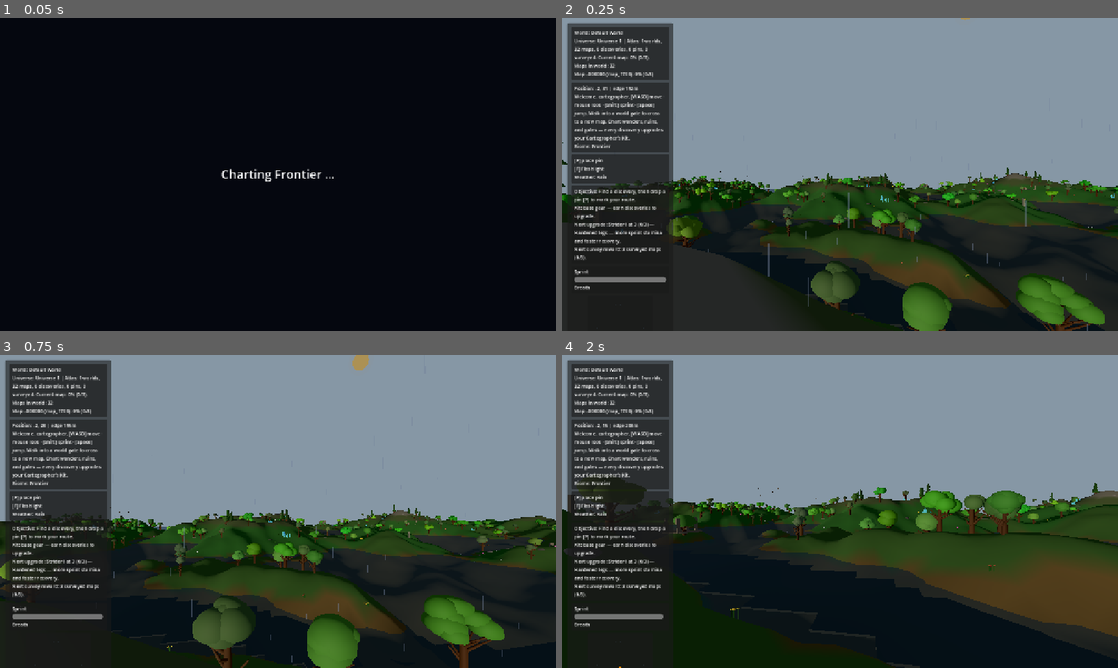
Above: before the commit, frames 1-4 (two rows, left to right).
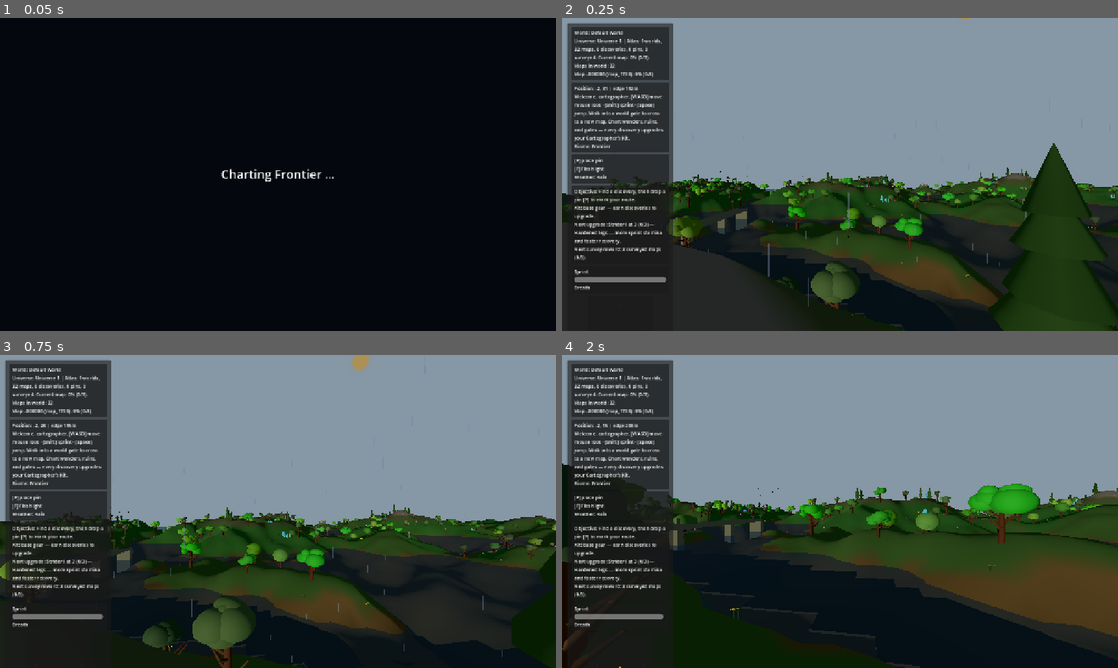
Above: after the commit, the same moments.

Repository: emkey1/Gatewalk
Game: Godot game, scene res://scenes/main.tscn
The game is run twice, just before and just after one commit, with the same random seed, the same clock (stepped at 60 frames per second) and the same inputs.
Inputs (mouse positions are in pixels of both pictures, inside the frame that each line leads up to):
- Up to frame 1 (0.05 s): no input
- Up to frame 2 (0.25 s): no input
- Up to frame 3 (0.75 s): tap Enter at 0.5 s; move the mouse to (305, 511) at 0.52 s; hold W (move_forward) from 0.53 s (still down); hold Shift (sprint) from 0.53 s (still down)
- Up to frame 4 (2 s): keep holding W (move_forward); tap Space (jump) at 0.77, 1.07, 1.52, 1.82 s; move the mouse to (812, 511) at 1.27 s; release Shift (sprint) at 1.28 s; tap E at 1.35 s

Frame 1 is identical in both runs. In frame 2, 8.2% of the frame differs, in the area x 0-100%, y 39-100%; in frame 3, 6.4%; in frame 4, 3.9%.

Commit message:
Add ruined roads + river bridges; make landmarks easier to find
Rounds out the procedural landscape-features request (roads + bridges alongside the monuments shipped earlier).

RoadFactory: meandering broken-cobblestone paths that hug the terrain — each tile grounded to its own spot (height + 0.04), ~22% missing, tilted/sunk for a long-abandoned look, washing out over water. One MultiMesh draw call, no collision (flush with the ground). On normal + arctic maps.

BridgeFactory: weathered stone bridges across the overworld river. Locates the channel (minimizing river_distance over z), finds the dry banks, then builds a walkable deck spanning bank-to-bank above the water, with abutments, piers down to the riverbed, and solid railings. Deck + railings have colliders so you can actually cross. Normal maps only (where the river is genuinely carved).

LandmarkFactory: bumped count 6->9 and min-distance-from-spawn 40m->24m so the monuments are easier to stumble on (they were sparse and far).

Verified: root overworld now has 59 road tiles, 2 bridges, 9 landmarks; bridge decks sit above water with collision (deterministic); VALIDATION OK, INTEGRATION OK. (Road/landmark MultiMesh transforms can't be read back under --headless — confirmed the same all-zero readback on RockFactory, which renders fine in-game — so those were verified by construction + counts.)

Co-Authored-By: Claude Opus 4.8 <noreply@anthropic.com>

Diff:
--- a/scripts/Main.gd
+++ b/scripts/Main.gd
@@ -11,6 +11,8 @@
 const CrystalFactory = preload("res://scripts/factories/CrystalFactory.gd")
 const RuinFactory = preload("res://scripts/factories/RuinFactory.gd")
 const LandmarkFactory = preload("res://scripts/factories/LandmarkFactory.gd")
+const RoadFactory = preload("res://scripts/factories/RoadFactory.gd")
+const BridgeFactory = preload("res://scripts/factories/BridgeFactory.gd")
 const FlowerFactory = preload("res://scripts/factories/FlowerFactory.gd")
 const CreatureFactory = preload("res://scripts/factories/CreatureFactory.gd")
 const WeatherFactory = preload("res://scripts/factories/WeatherFactory.gd")
@@ -4004,6 +4006,7 @@
 			_scatter_crystals()
 			await get_tree().process_frame
 			_scatter_ruins()
+			_scatter_roads()
 			await get_tree().process_frame
 		elif _is_current_map_water():
 			_scatter_bird_flocks()
@@ -4032,6 +4035,7 @@
 		else:
 			_spawn_wonders()
 			_scatter_landmarks()
+			_scatter_bridges()
 			await get_tree().process_frame
 			_scatter_trees()
 			await get_tree().process_frame
@@ -4039,6 +4043,7 @@
 			_scatter_crystals()
 			await get_tree().process_frame
 			_scatter_ruins()
+			_scatter_roads()
 			_scatter_flowers()
 			_scatter_bird_flocks()
 			await get_tree().process_frame
@@ -4362,9 +4367,11 @@
 	if map_context != null and not _is_current_map_gate_room() and not _is_current_map_map_nexus():
 		for gate_pos in GateFactory.predict_gate_positions(map_context):
 			out.append(Vector3(gate_pos.x, 0.0, gate_pos.z))
-	# Landmarks are scattered before trees, so their recorded centers keep trees clear.
+	# Landmarks and bridges are scattered before trees, so their recorded centers keep trees clear.
 	for lp in _landmark_positions:
 		out.append(Vector3(lp.x, 0.0, lp.z))
+	for bp in _bridge_positions:
+		out.append(Vector3(bp.x, 0.0, bp.z))
 	return out
 
 
@@ -4386,6 +4393,16 @@
 func _scatter_landmarks() -> void:
 	_begin_generation_channel("landmarks")
 	_landmark_positions = LandmarkFactory.scatter_landmarks(generated_root, world_seed, density_level, map_context)
+
+
+func _scatter_roads() -> void:
+	_begin_generation_channel("roads")
+	RoadFactory.scatter_roads(generated_root, world_seed, density_level, map_context)
+
+
+func _scatter_bridges() -> void:
+	_begin_generation_channel("bridges")
+	_bridge_positions = BridgeFactory.scatter_bridges(generated_root, world_seed, density_level, map_context)
 
 
 func _scatter_flowers() -> void:
@@ -4478,6 +4495,7 @@
 
 var _wonder_positions: Array = []
 var _landmark_positions: Array = []
+var _bridge_positions: Array = []
 
 
 func _gate_positions_to_wonders() -> void:
--- /dev/null
+++ b/scripts/factories/BridgeFactory.gd
@@ -0,0 +1,174 @@
+extends RefCounted
+class_name BridgeFactory
+
+const MapContext = preload("res://scripts/core/MapContext.gd")
+
+# A weathered stone bridge thrown across the river. We locate the river channel
+# (where river_distance bottoms out), find the dry banks on either side, then build
+# a deck spanning bank-to-bank above the water, with piers down to the riverbed and
+# low railings. The deck is solid so the player can actually walk across.
+# Intended for the overworld, where the river is genuinely carved below the water.
+
+
+static func scatter_bridges(parent: Node3D, world_seed: int, density_level: int, context: MapContext) -> Array:
+	return _scatter_internal(
+		parent,
+		world_seed,
+		density_level,
+		context.water_level,
+		Callable(context, "height_at_world"),
+		Callable(context, "river_distance"),
+		context.world_half_size()
+	)
+
+
+static func _scatter_internal(parent: Node3D, world_seed: int, density_level: int, water_level: float, height_fn: Callable, river_fn: Callable, half: float) -> Array:
+	var rng := StableRng.new(StableRng.mix_string(world_seed, "bridges"))
+	var root := Node3D.new()
+	root.name = "Bridges"
+	parent.add_child(root)
+
+	var positions: Array = []
+	var want: int = 1
+	if density_level >= 2 and rng.randf() < 0.6:
+		want = 2
+
+	var placed: int = 0
+	var attempts: int = 0
+	while placed < want and attempts < 16:
+		attempts += 1
+		var x: float = rng.randf_range(-half * 0.68, half * 0.68)
+		var zc: float = _river_center_z(x, river_fn, half)
+		if is_nan(zc):
+			continue
+		# Don't crowd two bridges together.
+		var too_close: bool = false
+		for p in positions:
+			if absf(p.x - x) < 30.0:
+				too_close = true
+		if too_close:
+			continue
+		var bridge: Node3D = _build_bridge(rng, x, zc, water_level, height_fn)
+		if bridge == null:
+			continue
+		root.add_child(bridge)
+		positions.append(Vector3(x, 0.0, zc))
+		placed += 1
+
+	return positions
+
+
+# Scan across z at this x and return the river centerline, or NAN if there's no
+# clear channel here.
+static func _river_center_z(x: float, river_fn: Callable, half: float) -> float:
+	var best_z: float = 0.0
+	var best_d: float = 1e9
+	var steps: int = 140
+	for i in range(steps):
+		var z: float = -half + (2.0 * half) * float(i) / float(steps - 1)
+		var d: float = float(river_fn.call(x, z))
+		if d < best_d:
+			best_d = d
+			best_z = z
+	if best_d > 3.0:
+		return NAN
+	return best_z
+
+
+static func _build_bridge(rng: StableRng, x: float, zc: float, water_level: float, height_fn: Callable) -> Node3D:
+	# Walk outward from the channel to the first dry bank on each side.
+	var z_neg: float = zc
+	for i in range(70):
+		z_neg -= 0.5
+		if float(height_fn.call(x, z_neg)) >= water_level + 0.6:
+			break
+	var z_pos: float = zc
+	for i in range(70):
+		z_pos += 0.5
+		if float(height_fn.call(x, z_pos)) >= water_level + 0.6:
+			break
+
+	var span: float = z_pos - z_neg
+	if span < 6.0 or span > 42.0:
+		return null  # no sensible crossing here
+
+	var bank_neg: float = float(height_fn.call(x, z_neg))
+	var bank_pos: float = float(height_fn.call(x, z_pos))
+	var mid_z: float = (z_neg + z_pos) * 0.5
+	var width: float = rng.randf_range(2.8, 4.0)
+	var deck_top: float = maxf(bank_neg, bank_pos) + rng.randf_range(0.25, 0.5)
+	var deck_thick: float = 0.32
+	var deck_center: float = deck_top - deck_thick * 0.5
+	var deck_bottom: float = deck_center - deck_thick * 0.5
+
+	var mat := _stone_material(rng)
+	var root := Node3D.new()
+	root.name = "StoneBridge"
+
+	# Deck — the walkable span.
+	_solid_box_at(root, Vector3(width, deck_thick, span + 0.6), mat, Vector3(x, deck_center, mid_z), Vector3.ZERO)
+
+	# Abutments: fill the gap from each bank up to the deck so the ends sit grounded.
+	_abutment(root, mat, x, z_neg, bank_neg, deck_bottom, width)
+	_abutment(root, mat, x, z_pos, bank_pos, deck_bottom, width)
+
+	# Piers down to the riverbed for support (decorative; under the deck/water).
+	for frac in [0.32, 0.68]:
+		var pz: float = z_neg + span * frac
+		var bed: float = float(height_fn.call(x, pz))
+		var pier_h: float = deck_bottom - bed
+		if pier_h > 0.4:
+			_decor_box(root, Vector3(width * 0.5, pier_h, 1.2), mat, Vector3(x, bed + pier_h * 0.5, pz))
+
+	# Low railings along both edges (solid, to keep the player on the deck).
+	var rail_h: float = 0.6
+	for side in [-1.0, 1.0]:
+		var rx: float = x + side * (width * 0.5 - 0.12)
+		_solid_box_at(root, Vector3(0.2, rail_h, span + 0.6), mat, Vector3(rx, deck_top + rail_h * 0.5, mid_z), Vector3.ZERO)
+
+	return root
+
+
+static func _abutment(parent: Node3D, mat: Material, x: float, z: float, bank_y: float, deck_bottom: float, width: float) -> void:
+	var h: float = deck_bottom - bank_y + 0.6  # embed slightly into the bank
+	if h < 0.3:
+		h = 0.3
+	var center_y: float = deck_bottom - h * 0.5
+	_solid_box_at(parent, Vector3(width, h, 1.6), mat, Vector3(x, center_y, z), Vector3.ZERO)
+
+
+static func _stone_material(rng: StableRng) -> StandardMaterial3D:
+	var mat := StandardMaterial3D.new()
+	var tone: float = rng.randf_range(0.36, 0.5)
+	var moss: float = rng.randf_range(0.0, 0.1)
+	mat.albedo_color = Color(tone, tone + moss, tone * 0.9)
+	mat.roughness = rng.randf_range(0.85, 1.0)
+	return mat
+
+
+static func _solid_box_at(parent: Node3D, size: Vector3, mat: Material, center: Vector3, rot_deg: Vector3) -> void:
+	var body := StaticBody3D.new()
+	body.position = center
+	body.rotation_degrees = rot_deg
+	var mi := MeshInstance3D.new()
+	var box := BoxMesh.new()
+	box.size = size
+	mi.mesh = box
+	mi.material_override = mat
+	body.add_child(mi)
+	var cs := CollisionShape3D.new()
+	var shape := BoxShape3D.new()
+	shape.size = size
+	cs.shape = shape
+	body.add_child(cs)
+	parent.add_child(body)
+
+
+static func _decor_box(parent: Node3D, size: Vector3, mat: Material, center: Vector3) -> void:
+	var mi := MeshInstance3D.new()
+	var box := BoxMesh.new()
+	box.size = size
+	mi.mesh = box
+	mi.material_override = mat
+	mi.position = center
+	parent.add_child(mi)
--- a/scripts/factories/LandmarkFactory.gd
+++ b/scripts/factories/LandmarkFactory.gd
@@ -8,7 +8,7 @@
 # Each landmark is seeded individually (so no two are quite alike) and grounded to
 # the lowest terrain under its footprint, so it sits on slopes instead of floating.
 
-const LANDMARK_COUNT_BASE: int = 6
+const LANDMARK_COUNT_BASE: int = 9
 
 const KIND_MONOLITH: int = 0
 const KIND_ARCH: int = 1
@@ -52,7 +52,7 @@
 		# Dry, open ground: above water, away from spawn, clear of the river.
 		if surf < water_level + 1.0:
 			continue
-		if Vector2(x, z).length() < 40.0:
+		if Vector2(x, z).length() < 24.0:
 			continue
 		if float(river_fn.call(x, z)) < 8.0:
 			continue
--- /dev/null
+++ b/scripts/factories/RoadFactory.gd
@@ -0,0 +1,72 @@
+extends RefCounted
+class_name RoadFactory
+
+const MapContext = preload("res://scripts/core/MapContext.gd")
+const MultiMeshScatter = preload("res://scripts/factories/MultiMeshScatter.gd")
+
+# Remnants of ancient roads — meandering paths of broken paving slabs that hug the
+# terrain. Each tile is grounded to its own spot, some are missing, and some are
+# tilted/sunk, so the road reads as long-abandoned rather than freshly laid.
+# All tiles render in a single MultiMesh draw call (no collision; they sit flush
+# with the ground the player already walks on).
+
+const SEGMENTS_BASE: int = 2
+
+
+static func scatter_roads(parent: Node3D, world_seed: int, density_level: int, context: MapContext) -> void:
+	_scatter_internal(
+		parent,
+		world_seed,
+		density_level,
+		context.water_level,
+		Callable(context, "height_at_world"),
+		context.world_half_size() * 0.82
+	)
+
+
+static func _scatter_internal(parent: Node3D, world_seed: int, density_level: int, water_level: float, height_fn: Callable, half: float) -> void:
+	var rng := StableRng.new(StableRng.mix_string(world_seed, "roads"))
+	var segments: int = SEGMENTS_BASE + (1 if density_level >= 2 else 0)
+
+	var transforms: Array = []
+	var colors: Array = []
+	for s in range(segments):
+		_build_segment(rng, water_level, height_fn, half, transforms, colors)
+
+	if transforms.is_empty():
+		return
+
+	var slab := BoxMesh.new()
+	slab.size = Vector3(1.5, 0.18, 1.25)
+	var mat := MultiMeshScatter.instance_color_material(1.0)
+	MultiMeshScatter.build(parent, "RuinedRoad", slab, mat, transforms, colors)
+
+
+static func _build_segment(rng: StableRng, water_level: float, height_fn: Callable, half: float, transforms: Array, colors: Array) -> void:
+	var x: float = rng.randf_range(-half, half)
+	var z: float = rng.randf_range(-half, half)
+	var heading: float = rng.randf_range(0.0, TAU)
+	var spacing: float = 1.15
+	var tiles: int = rng.randi_range(24, 44)
+
+	for i in range(tiles):
+		# Gentle meander.
+		heading += rng.randf_range(-0.12, 0.12)
+		x += cos(heading) * spacing
+		z += sin(heading) * spacing
+		if absf(x) > half or absf(z) > half:
+			break
+		var ty: float = float(height_fn.call(x, z))
+		if ty < water_level + 0.2:
+			continue  # road washes out over water
+		if rng.randf() < 0.22:
+			continue  # a missing slab
+
+		var dir := Vector3(cos(heading), 0.0, sin(heading))
+		var b := Basis.looking_at(dir, Vector3.UP)
+		# Tilt about the road's width axis for an uneven, settled look.
+		b = b.rotated(b.x.normalized(), deg_to_rad(rng.randf_range(-7.0, 7.0)))
+		b = b.scaled(Vector3(rng.randf_range(0.82, 1.12), 1.0, rng.randf_range(0.9, 1.1)))
+		transforms.append(Transform3D(b, Vector3(x, ty + 0.04, z)))
+		var g: float = rng.randf_range(0.32, 0.48)
+		colors.append(Color(g, g * 1.02, g * 0.94))
